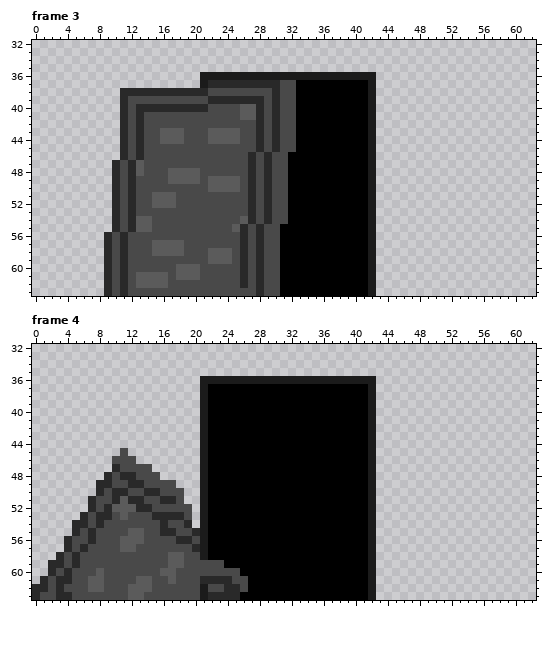
Two versions of one pixel-art file, Assets/Resources/sprites/level_exit.aseprite. That is the earlier state.
64x64 pixels, 4 frames. Colours within 5 levels of each other are drawn and written as one. Shown: frame 3: x 0..62, y 32..63; frame 4: x 0..62, y 32..63. The commit also changed other frames, which this record leaves out.
The same view after the edit:
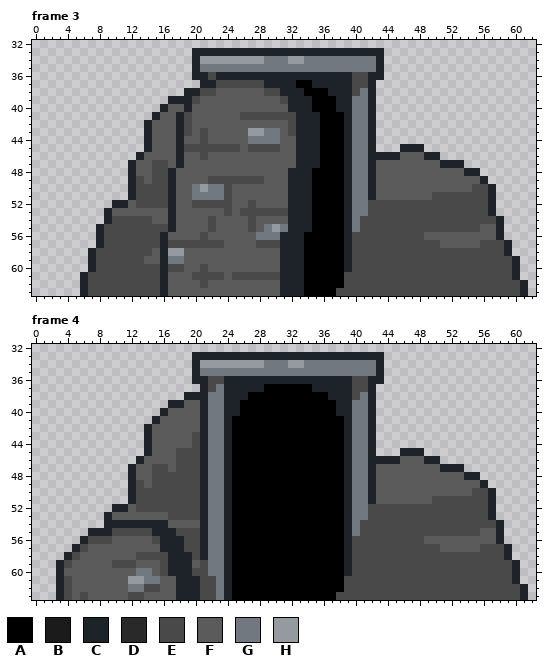
Palette (. is transparent): A #000000  B #1b1b1b  C #1d2329  D #292929  E #494949  F #5b5b5b  G #717880  H #949a9f
From old to new:
layer "Layer 2" added
layer "Layer 3" added
Changed rows in their new state; - is an unchanged pixel.
Frame 3, layers "Layer 3", "Layer 2", "Layer 1":
first column x 6:
33 --------------CCCCCCCCCCCCCCCCCCCCCCCC------------------
34 --------------CHHHHHHHHGGGHHGGGGGGGGGC------------------
35 --------------CGGGGGGGGGGGGGGGGGGGGGGC------------------
36 --------------CCECCCCCCCCCCCCCCCCCEECC------------------
37 ---------------CCEEEEEECCCC--CCCCCEEC-------------------
38 -----........CCE-FFFFFF-ECCC---CCCEGC-------------------
39 -----......CCC-FFFFFFFFFF-CCC---CCGGC-------------------
40 -----.....CFFCFFFFFF--FFFFCCC---CCGGC-------------------
41 -----....CFFC-FFFFFFEEE-E--CCC---CGGC-------------------
42 -----...CFFFC-FFFFFFFFFFFF-CCC---CGGC-------------------
43 -----...CF--C-F-----FHHGGF-CCC---CGGC-------------------
44 -----...CF--CFF-----FGGGGFFCCC---CGGC-------------------
45 -----...CFFFC-------F-E-EFFCCC---CGGC---CCC-------------
46 -----..CFFFFCFF-FFFFFFFFFFFCCC---CGGCCCCFFFCC-----------
47 ----..C-F--FCFFFFFFFFFFFFFFCCC---CGGCFFFFFFFFCCC--------
48 ----..C-F--C---FFFFFFFFFFFCCC----CGGCFFFFFFFFFFFCC------
49 ----..C-F--C---FEEEE-E-FFFCCC----CGGCFFFFFFFFFFFFFC-----
50 ----..C----CFFGHGGE-FFFFFFCCC----CGGCFFFFFFFFFFFFEEC----
51 ----..C--EECFFGGGG-FFFFFFFCCC----CGGCFFFFFFFEEEEEEEC----
52 ----CCF--EECFF-----FFEFFFFCCC----CGGEEEEEEEEEEEEEEEC----
53 ---CFFFFFFFCFFFFFF-F-E-E--CCC----CGGEEEEEEEEEEEEEEEC----
54 ---CE-EEEFFCFFFF-FFF-EFFFFCCC----CGEEEEEEEEEEEEEEEEEC---
55 --CEE-EEE--CFFFF-FF-F-FGHGCCC----CGEEEEEEEEEEEEEEEFFC---
56 --CE-E----CFFFF-FFFFFFGGGCCC-----CEEEEEEEEEFFFFFFFFFC---
57 --CE-E---ECEE-----FFFFE--CCC-----CEEEEEEEEEEEFFFFFEEEC--
58 -CEE-E----CHHFFF---FFFFFFCCC-----CEEEEEEEEEEEEEEEEEEEC--
59 -CEE-E--FFCGGFFF---FFFFFFCCC-----CEEEEEEEEEEEEEEEEEEEEC-
60 -CEE-E----C-E---FFFFFFFFFCCC-----CEEEEEEEEEEEEEEEEEEEEC-
61 CEEE-E-EEECF--E---F-E-E--CCC-----EEEEEEEEEEEEEEEEEEEEEC-
62 CEEE-E-EEECFFFF-FFFFFFFFFCCC-----EEEEEEEEEEEEEEEEEEEEEEC
63 CEEE-E----CFFFFFFFFFFFFFFCCC----EEEEEEEEEEEEEEEEEEEEEEEC
Frame 4, layers "Layer 3", "Layer 2", "Layer 1":
first column x 0:
33 --------------------CCCCCCCCCCCCCCCCCCCCCCCC------------------
34 --------------------CHHHHHHHHGGGHHGGGGGGGGGC------------------
35 --------------------CGGGGGGGGGGGGGGGGGGGGGGC------------------
36 --------------------CCEECCCCCCCCCCCCCCCCEECC------------------
37 ---------------------CEGCCCCC------CCCCCEEC-------------------
38 -------------------CCCGGCCC----------CCCEGC-------------------
39 -----------------CCFFCGGCC------------CCGGC-------------------
40 ----------------CFFFFCGGCC------------CCGGC-------------------
41 ---------------CFFFFFCGGC--------------CGGC-------------------
42 --------------CFFFFFFCGGC--------------CGGC-------------------
43 --------------CFFFFFECGGC--------------CGGC-------------------
44 --------------CFFFFFECGGC--------------CGGC-------------------
45 -----------.--CFFFEEECGGC--------------CGGC---CCC-------------
46 ----------...CFFFFEEECGGC--------------CGGCCCCFFFCC-----------
47 ----------..CFFEEFEEECGGC--------------CGGCFFFFFFFFCCC--------
48 ---------...CFF-EEEEECGGC--------------CGGCFFFFFFFFFFFCC------
49 --------....CEF---EEECGGC--------------CGGCFFFFFFFFFFFFFC-----
50 --------....C-EE---EECGGC--------------CGGCFFFFFFFFFFFFEEC----
51 -------.....CE--EE-EECGGC--------------CGGCFFFFFFFEEEEEEEC----
52 -------...CC-EE-----ECGGC--------------CGGEEEEEEEEEEEEEEEC----
53 ------...CF-FFFFFEE-ECGGC--------------CGGEEEEEEEEEEEEEEEC----
54 -----....CCCCCCCCFFFFCGGC--------------CGEEEEEEEEEEEEEEEEEC---
55 -----..CCC--EE-CCC--ECGGC--------------CGEEEEEEEEEEEEEEEFFC---
56 ----..CE--F---F-CCCE-CGGC--------------CEEEEEEEEEFFFFFFFFFC---
57 ----.CEFFFF--FFFCCC-ECGGC--------------CEEEEEEEEEEEFFFFFEEEC--
58 ---.CEFFFFFFF----CCC-CGGC--------------CEEEEEEEEEEEEEEEEEEEC--
59 --.C-FFFFF---FFF-CCCF-GGC--------------CEEEEEEEEEEEEEEEEEEEEC-
60 --.CFFFF-FFFFGGFECCC--GGCA-------------CEEEEEEEEEEEEEEEEEEEEC-
61 -..CEFF--FFFHHGGF-CCCEEGCAA------------EEEEEEEEEEEEEEEEEEEEEC-
62 ...C-FF--FFFGGE-FFCCCE-GCAA------------EEEEEEEEEEEEEEEEEEEEEEC
63 ...CEF-FFFFFEEFFFFCCCEEGCA------------EEEEEEEEEEEEEEEEEEEEEEEC
Changed places in both pictures, as pixel boxes (x1, y1, x2, y2):
changed: (80, 48, 528, 296)
changed: (32, 352, 528, 600)
